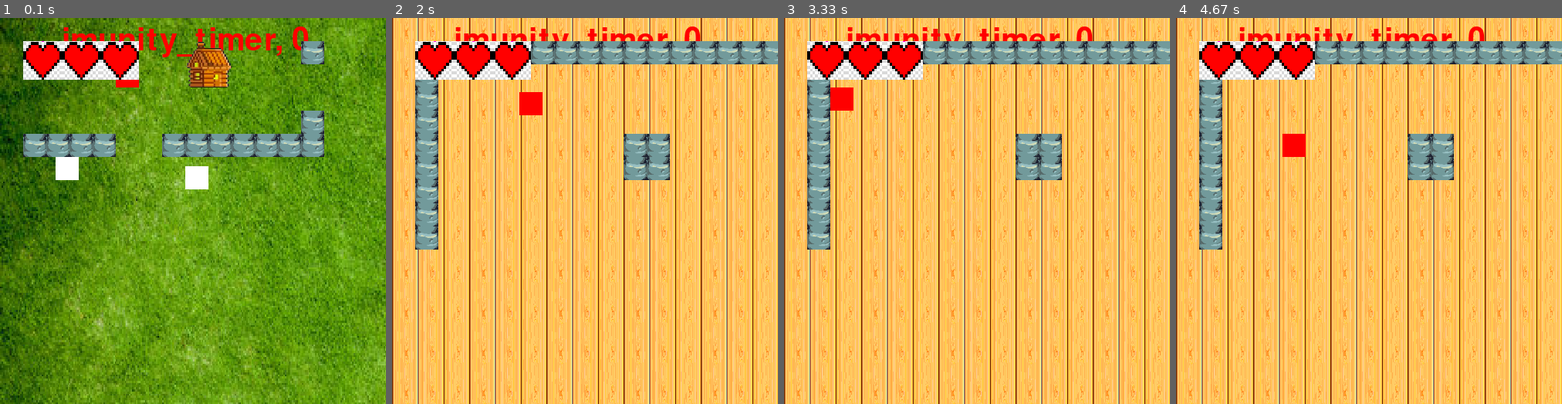
Above: before the commit, frames 1-4 (left to right).
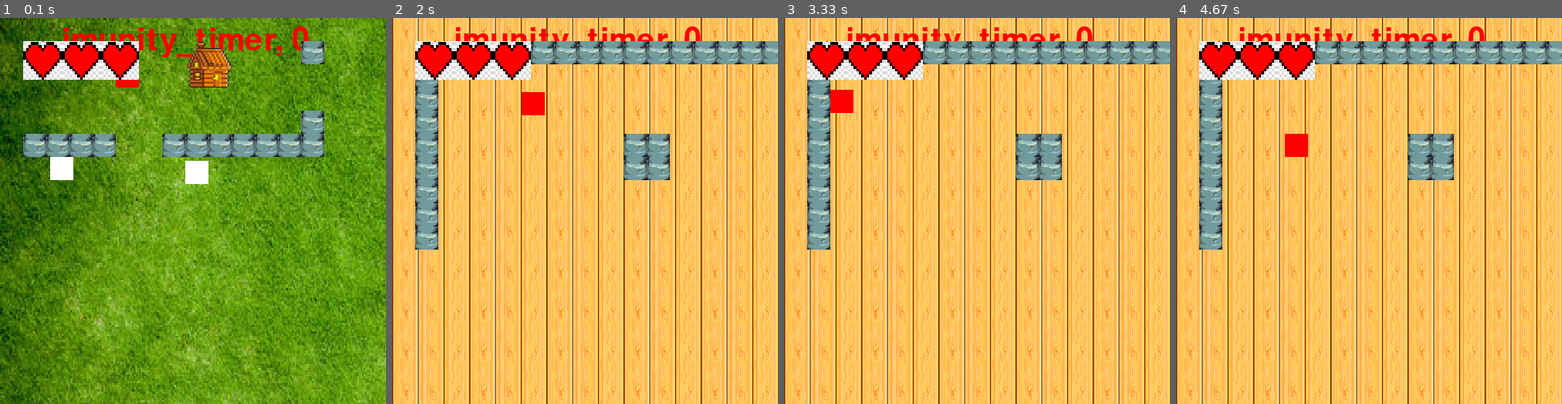
Above: after the commit, the same moments.

Repository: Doogi789/2d_spill
Game: pygame game, started from spill.py
Same seed, same stepped clock (60 frames per second), same inputs: the game is played once before the commit and once after it.
Inputs:
- Up to frame 1 (0.1 s): no input
- Up to frame 2 (2 s): hold D 0.33-0.8 s; hold W 0.83-1.13 s; hold D 1.17-1.63 s; hold A from 1.67 s (still down)
- Up to frame 3 (3.33 s): release A at 2.2 s; hold S 2.23-2.53 s; hold A 2.57-2.97 s; hold W from 3 s (still down)
- Up to frame 4 (4.67 s): release W at 3.37 s; hold D 3.4-4.03 s; hold S 4.07-4.43 s; hold A from 4.47 s (still down)

The runs differ from the first frame. In frame 1, 0.3% of the frame differs, in the area x 13-54%, y 36-45%; in frame 2, less than 0.1%; in frame 3, less than 0.1%; in frame 4, less than 0.1%.

Commit message:
fikse lengden til fungsjoner i game

Diff:
--- a/spill.py
+++ b/spill.py
@@ -3,6 +3,7 @@
 from random import randint
 from enum import Enum, auto
 import pygame
+# from time import sleep
 
 WHITE = (255, 255, 255)
 BLUE = (0, 0, 255)
@@ -37,7 +38,7 @@
 
 def knockback(obj, x, y):
     force = 25
-    print(obj)
+    # print(obj)
     if obj.direction.x == 1:
         x += force
     if obj.direction.x == -1:
@@ -152,7 +153,7 @@
         self.rect = pygame.Rect(self.x, self.y, self.width, self.height)
         self.rect.topleft = (x, y)
         # variabler får å bevege
-        self.speed = 2
+        self.speed = 0.3
         self.target_y = randint(0, WORLD_HEIGHT - self.height)
         self.target_x = randint(0, WORLD_WIDTH - self.width)
         self.life = 10
@@ -164,7 +165,7 @@
 
     __repr__ = __str__
 
-    def update_pose(self, objects, p_x, p_y):
+    def update_pose(self, p_x, p_y):
         distance_player = ((self.x - p_x) ** 2 + (self.y - p_y) ** 2) ** 0.5
 
         if abs(distance_player) < 80 + self.width and not game.player_imunity:
@@ -195,6 +196,7 @@
 
         self.rect = pygame.Rect(self.x, self.y, self.width, self.height)
 
+    def check_col(self, objects):
         for obj in objects:
             if isinstance(obj, (Chest, Tower, House)):
                 if self.rect.colliderect(obj.rect):
@@ -213,6 +215,12 @@
 
                     #  print(self, "collided with ", obj)
 
+    def update(self, game):
+        print("enemy")
+        for enemy in game.enemies:
+            enemy.update_pose(game.player.x, game.player.y)
+            enemy.check_col(game.all_objects)
+
 
 class Wall(pygame.sprite.Sprite):
     width = 30
@@ -288,7 +296,7 @@
 
     def decrease(self):
         self.life -= 1
-        if self.life < 0:
+        if self.life <= 0:
             self.dead = True
         return self.dead
 
@@ -427,7 +435,7 @@
 
         return self.hearts.life
 
-    def update_pose(self, objects, game):
+    def update_pose(self, game):
         button = pygame.key.get_pressed()
         self.direction = pygame.math.Vector2(0, 0)
 
@@ -453,6 +461,7 @@
         self.rect.x = self.x
         self.rect.y = self.y
 
+    def check_col(self, objects):
         for obj in objects:
             if isinstance(obj, (Wall, Nothing)):
                 if self.rect.colliderect(obj.rect):
@@ -471,6 +480,15 @@
                     self.x, self.y = collision(obj, self.rect, self.x, self.y)
 
             # print(self, "collided with ", obj)
+
+    def update(self, game):
+        print("player")
+        game.player.update_pose(game)
+        game.player.update_life(game.all_objects, game)
+        game.player.check_col(game.all_objects)
+        game.sword.update_pos(game.player)
+        game.sword.attack()
+        game.player.hearts.draw()
 
 
 class Camera:
@@ -526,6 +544,30 @@
 
         self.player_imunity = False
         self.imunity_timer = 0
+
+    def check_player(self):
+        if self.player.hearts.dead:
+            tekst = self.tekst_size.render("GAME OVER", True, RED)
+            tekst_rect = tekst.get_rect(center=(240, 30))
+            self.screen.blit(tekst, tekst_rect)
+            self.create_world("world.map")
+            self.player.hearts.dead = False
+
+        if self.player_imunity:
+            self.imunity_timer += 1
+
+            if self.imunity_timer == 25:
+                self.player_imunity = False
+                self.imunity_timer = 0
+
+    def check_background(self):
+        if self.new_background_tower:
+            self.create_world("tower.map")
+            self.new_background_tower = False
+
+        if self.new_background_house:
+            self.create_world("house.map")
+            self.new_background_house = False
 
     def create_world(self, name: str):
         kart = open(name, "r", encoding="utf-8")
@@ -608,46 +650,21 @@
         tekst_rect = tekst.get_rect(center=(240, 30))
         self.screen.blit(tekst, tekst_rect)
 
-        if self.new_background_tower:
-            self.create_world("tower.map")
-            self.new_background_tower = False
-
-        if self.new_background_house:
-            self.create_world("house.map")
-            self.new_background_house = False
-
-        if self.player.hearts.dead:
-            tekst = self.tekst_size.render("GAME OVER", True, RED)
-            tekst_rect = tekst.get_rect(center=(240, 30))
-            self.screen.blit(tekst, tekst_rect)
-            self.create_world("world.map")
-            self.player.hearts.dead = False
-
-        if self.player_imunity:
-            self.imunity_timer += 1
-
-            if self.imunity_timer == 25:
-                self.player_imunity = False
-                self.imunity_timer = 0
-
-        for obj in self.all_objects:
-            if isinstance(obj, Enemy):
-                if obj.life <= 0:
-                    pygame.sprite.Sprite.kill(obj)
-
         for enemy in self.enemies:
-            enemy.update_pose(self.all_objects, self.player.x, self.player.y)
-
-        self.player.update_life(self.all_objects, game)
-        self.player.update_pose(self.all_objects, game)
-
-        self.sword.update_pos(self.player)
-        self.sword.attack()
+            if enemy.life <= 0:
+                pygame.sprite.Sprite.kill(enemy)
+
+        self.check_background()
+        self.check_player()
+
+        self.enemies.update(game)
+
         self.camera.update(self.player)
         for sprite in self.all_objects:
             self.screen.blit(sprite.image, self.camera.apply(sprite))
-        # self.all_objects.draw(self.screen)
-        self.player.hearts.draw()
+
+        self.player.update(game)
+
         pygame.display.flip()
         pygame.time.Clock().tick(60)
 
@@ -655,12 +672,12 @@
 if __name__ == "__main__":
     game = Game()
 
-    RUNNING = True
-    while RUNNING:
+    running = True
+    while running:
         game.step()
 
         for event in pygame.event.get():
             if event.type == pygame.QUIT:
-                RUNNING = False
+                running = False
             #   if event.type == pygame.KEYDOWN:
             #   print("KEYDOWN",event)
